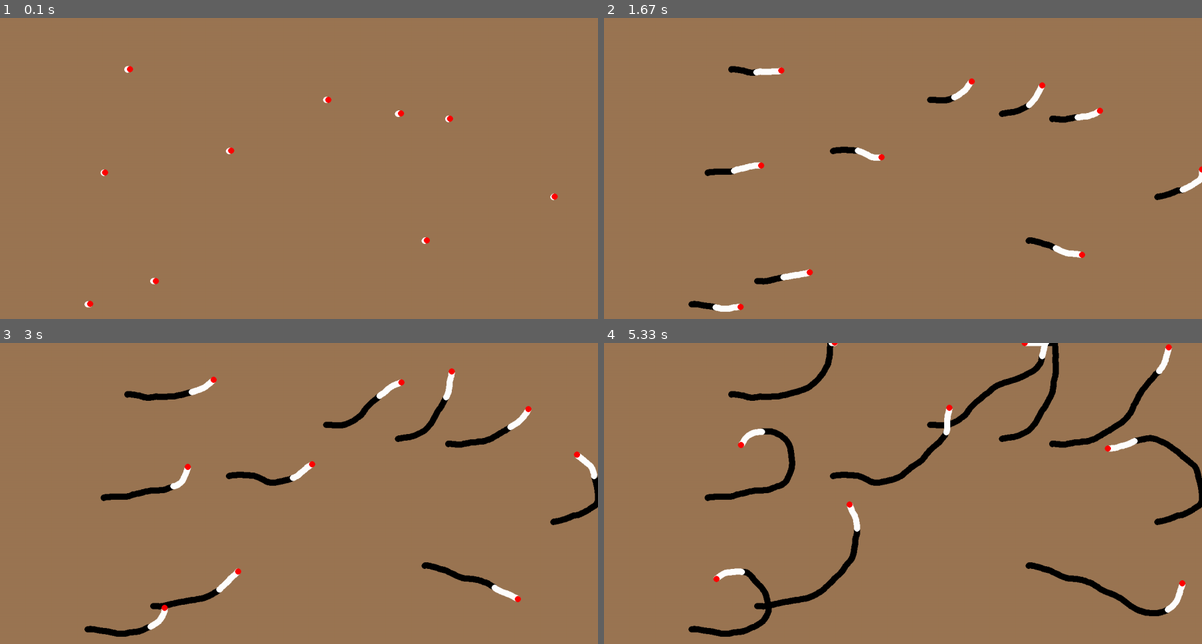
Above: before the commit, frames 1-4 (two rows, left to right).
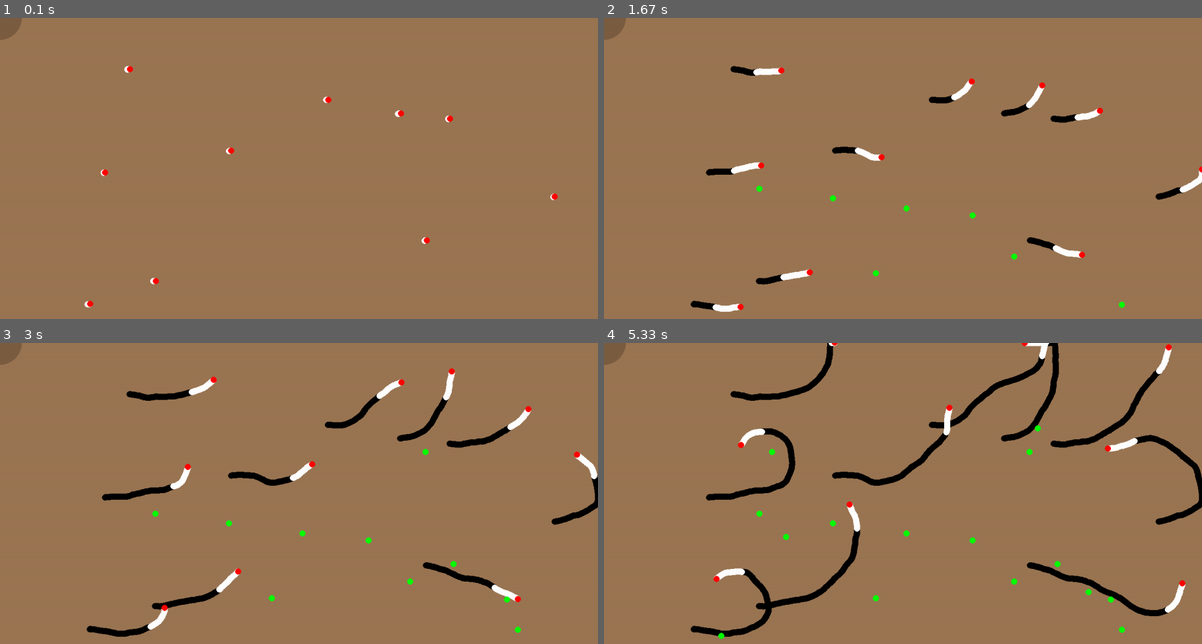
Above: after the commit, the same moments.

Repository: Cooper7196/WormSimulation
Game: pygame game, started from worm.py
Same seed, same stepped clock (60 frames per second), same inputs: the game is played once before the commit and once after it.
Inputs (mouse positions are in pixels of both pictures, inside the frame that each line leads up to):
- Up to frame 1 (0.1 s): no input
- Up to frame 2 (1.67 s): press the mouse at (908, 207) at 0.37 s; move the mouse to (831, 198) at 0.47 s; release the mouse at (759, 189) at 0.6 s; press the mouse at (908, 207) at 0.7 s; move the mouse to (1016, 255) at 0.8 s; release the mouse at (1124, 303) at 0.93 s; click (974, 216) at 1.08 s; click (873, 273) at 1.58 s
- Up to frame 3 (3 s): click (454, 562) at 1.92 s; click (508, 598) at 2.42 s; click (424, 451) at 2.98 s
- Up to frame 4 (5.33 s): click (1034, 427) at 3.32 s; click (771, 451) at 3.75 s; click (723, 634) at 4.15 s; click (783, 535) at 4.82 s; click (1088, 592) at 5.22 s

The runs differ from the first frame. In frame 1, 0.2% of the frame differs, in the area x 0-4%, y 0-8%; in frame 2, 0.4%; in frame 3, 0.5%; in frame 4, 0.6%, in the area x 0-93%, y 0-99%.

Commit message:
Started addig food

Diff:
--- a/worm.py
+++ b/worm.py
@@ -202,6 +202,22 @@
         self.setNeuronToMax("AWAL")
         self.setNeuronToMax("AWAR")
 
+    def simulateHunger(self):
+        self.setNeuronToMax("RIML")
+        self.setNeuronToMax("RIMR")
+        self.setNeuronToMax("RICL")
+        self.setNeuronToMax("RICR")
+
+    def simulateSmell(self):
+        self.setNeuronToMax("ADFL")
+        self.setNeuronToMax("ADFR")
+        self.setNeuronToMax("ASGR")
+        self.setNeuronToMax("ASGL")
+        self.setNeuronToMax("ASIL")
+        self.setNeuronToMax("ASIR")
+        self.setNeuronToMax("ASJR")
+        self.setNeuronToMax("ASJL")
+
     def runBrain(self):
         # if self.isHungry:
         #     self.setNeuronToMax("RIML")
@@ -237,7 +253,8 @@
             self.body.append(tmpWorm)
 
     def update(self):
-
+        lastFoodTime = time.time()
+        # if
         self.brain.runBrain()
         self.x = self.brain.x
         self.y = self.brain.y
@@ -293,6 +310,7 @@
 
 def convertRange(value, r1, r2):
     return (value - r1[0]) * (r2[1] - r2[0]) / (r1[1] - r1[0]) + r2[0]
+
 
 width = 1366
 height = 768
@@ -317,7 +335,8 @@
 
 wormPositions = {index: [] for index, worm in enumerate(worms)}
 print(wormPositions)
-surf = pygame.Surface((260, 160), pygame.SRCALPHA)
+food = []
+surf = pygame.Surface((width, height), pygame.SRCALPHA)
 while running:
     for event in pygame.event.get():
         if event.type == pygame.QUIT:
@@ -328,21 +347,25 @@
         pass
     screen.fill((155, 118, 83))
 
-    circle = pygame.draw.circle(surf, (0, 0, 0, 255), (500, 500), 50)
-    screen.blit(surf, circle)
+    circle = pygame.draw.circle(surf, (0, 0, 0, 50), (0, 0), 50)
 
     for worm, positions in wormPositions.items():
+        positions = positions[5:]
         for index, position in enumerate(positions):
-            index
             alpha = convertRange(index, [0, len(positions)], [0, 255])
-            print(alpha)
-            pygame.draw.circle(screen, (0, 0, 0, alpha), position, 7)
+            alpha = 255
+            # print(alpha)
+            pygame.draw.circle(surf, (0, 0, 0, alpha), position, 7)
+    screen.blit(surf, (0, 0))
 
     for index, worm in enumerate(worms):
         wormPositions[index].append((worm.x, worm.y))
         worm.update()
         worm.draw()
-
-
+    if pygame.mouse.get_pressed()[0]:
+        mouseX, mouseY = pygame.mouse.get_pos()
+        food.append((mouseX, mouseY))
+    for item in food:
+        pygame.draw.circle(screen, (0, 255, 0), item, 7)
     pygame.display.update()
     clock.tick(60)
